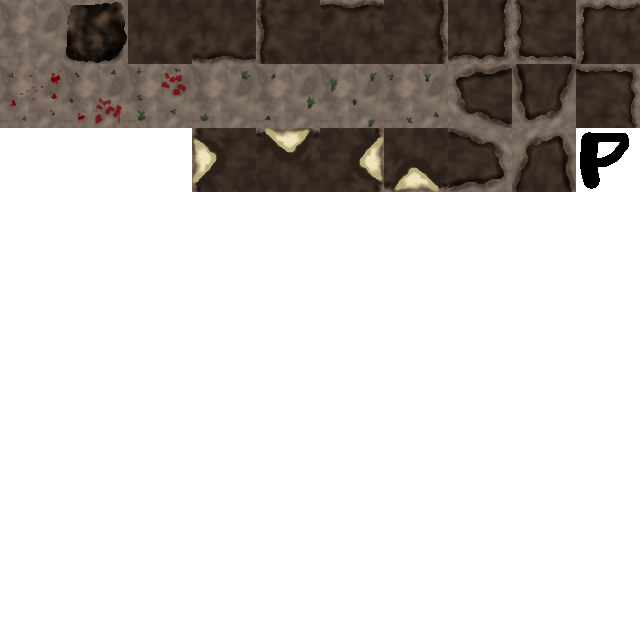
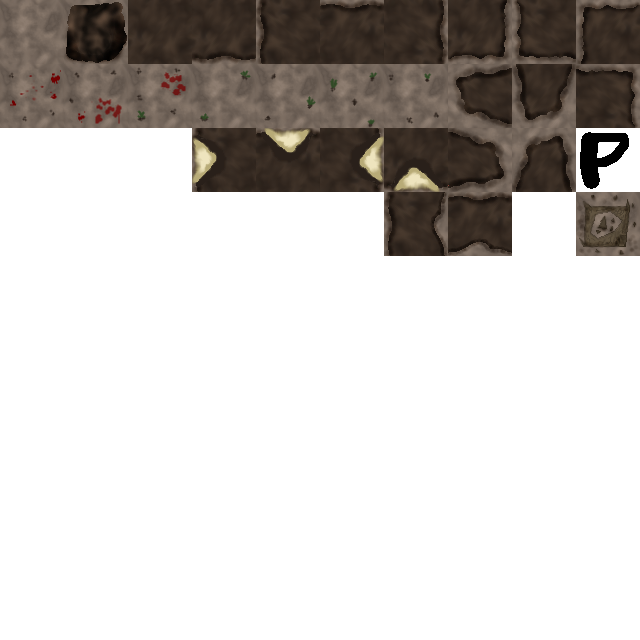
Comparing the layer stacks of the two (640, 640) images. Changes:
added layer "Pasted Layer" above "Roof" over [576, 192, 640, 256]
painted on "Roof" over [379, 191, 512, 256]
